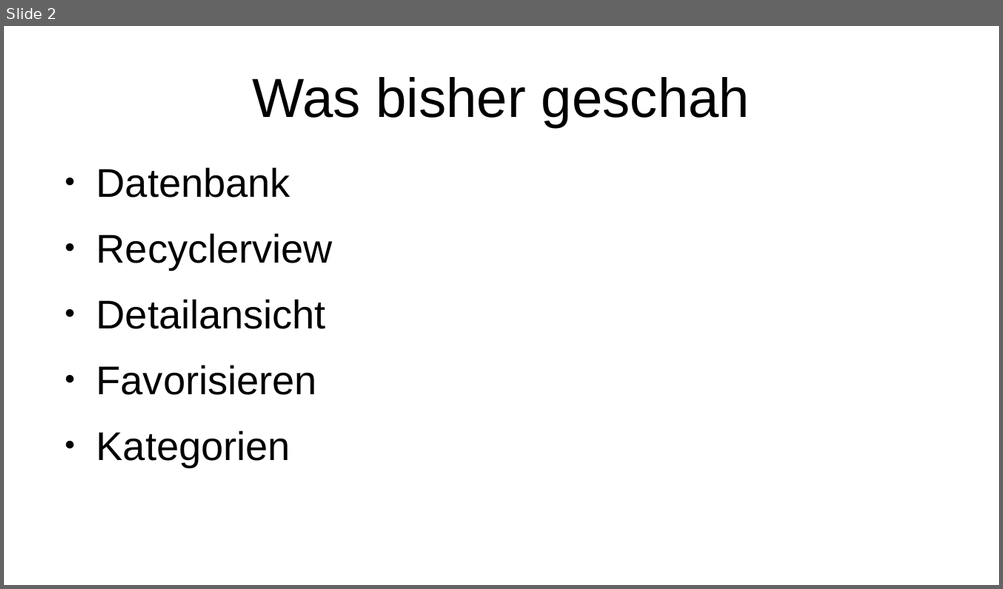
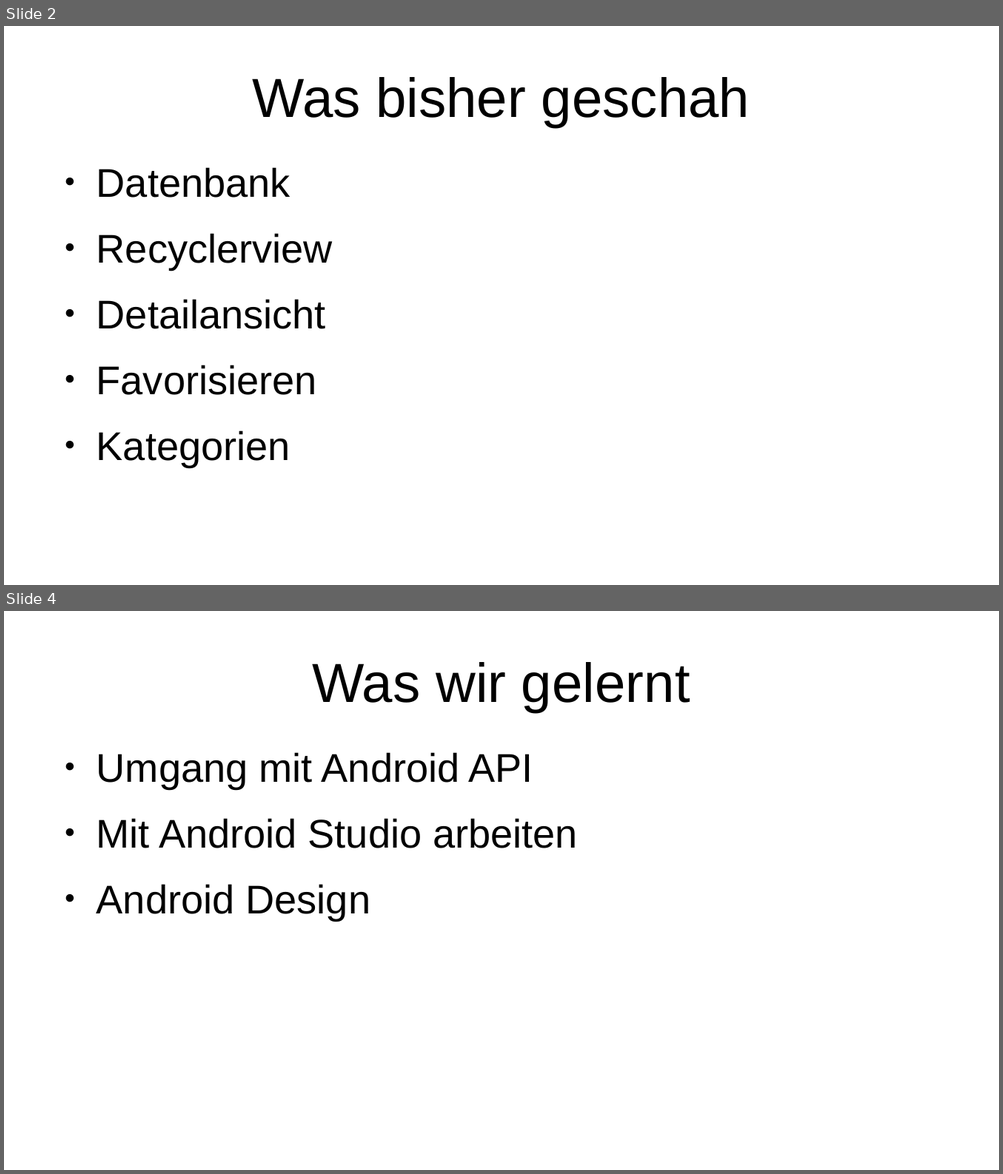
Before and after one commit to fh-erfurt/KochbuchPME, a slide deck: präsentation/präsentation 3.odp. Shown one above the other, each under a label of ours: slide 2 before the commit, slides 2 and 4 after it; the slides between them are not shown. The pictures are 1003x589 and 1003x1174 pixels, drawn with LibreOffice and Linux fonts; fonts in the diff are those of the drawing. Boxes give left, top, right and bottom in pixels: in the first picture for what was removed or moved away, otherwise in the second. Text is boxed around its words. In the diff, an @@ line names an element or a change of style, - is before the commit and + after.

```diff
--- a/präsentation/präsentation 3.odp
+++ b/präsentation/präsentation 3.odp
@@ slide 4 added at <box>4,611,999,1170</box>, background #FFFFFF @@
@@ title added at <box>312,662,690,712</box>, 44 pt, text #000000 @@
+Was wir gelernt
@@ text added at <box>96,752,578,920</box>, 32 pt, text #000000 @@
+● Umgang mit Android API
+● Mit Android Studio arbeiten
+● Android Design
```
Also in this commit, not shown: 1 slide changed.
